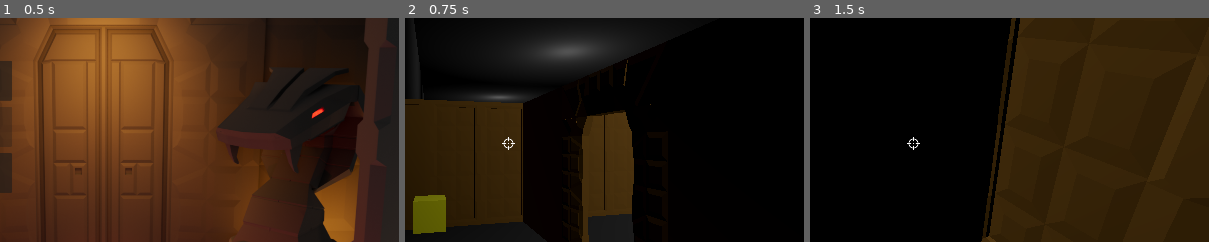
Above: before the commit, frames 1-3 (left to right).
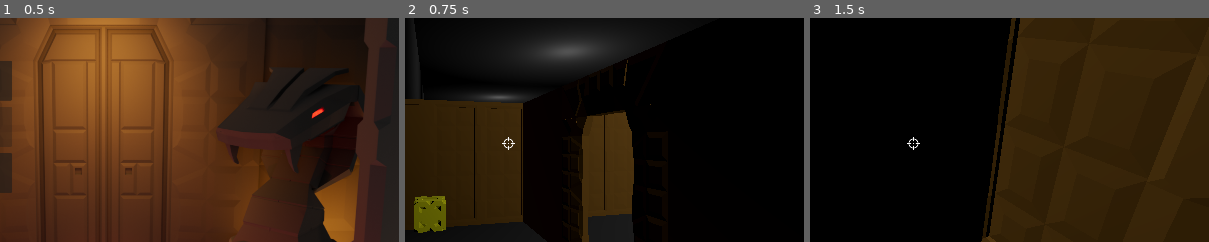
Above: after the commit, the same moments.

Repository: Vojguard/Diegetic-Yellow
Game: Godot game, scene res://UI/main_menu.tscn
The game is run twice, just before and just after one commit, with the same random seed, the same clock (stepped at 60 frames per second) and the same inputs.
Inputs (mouse positions are % of the whole screen's width and height, from its top left):
- Up to frame 1 (0.5 s): no input
- Up to frame 2 (0.75 s): click "PLAY" at 0.5 s
- Up to frame 3 (1.5 s): tap Enter at 1.25 s; move the mouse to (55, 50) at 1.27 s; hold W (forward) from 1.28 s (still down); right-click (55, 50) at 1.35 s
The pictures show only the part of the screen within x 37-87%, y 22-72%; the shares and areas given below are measured in that part.

Frame 1 is identical in both runs. In frame 2, 0.2% of the frame differs, in the area x 2-11%, y 79-97%; in frame 3, nothing differs.

Commit message:
colectible cube model

Diff:
--- /dev/null
+++ b/Materials/collectible_yellow_material.tres
@@ -0,0 +1,4 @@
+[gd_resource type="StandardMaterial3D" format=3 uid="uid://dvwv5vc636m84"]
+
+[resource]
+albedo_color = Color(1, 1, 0, 1)
--- a/Objects/collectible.tscn
+++ b/Objects/collectible.tscn
@@ -1,28 +1,31 @@
-[gd_scene load_steps=5 format=3 uid="uid://du7a4g7j3pm7b"]
+[gd_scene format=3 uid="uid://du7a4g7j3pm7b"]
 
 [ext_resource type="Script" uid="uid://dc7gyrty7hjwp" path="res://Objects/collectible.gd" id="1_hjhql"]
+[ext_resource type="PackedScene" uid="uid://btwcw7l66xqt2" path="res://Models/v2/colect_cube_v2.glb" id="2_6x32e"]
+[ext_resource type="Material" uid="uid://dvwv5vc636m84" path="res://Materials/collectible_yellow_material.tres" id="2_rgo0y"]
 
 [sub_resource type="BoxShape3D" id="BoxShape3D_o8e5b"]
 size = Vector3(0.5, 0.5, 0.5)
 
-[sub_resource type="StandardMaterial3D" id="StandardMaterial3D_hjhql"]
-albedo_color = Color(1, 1, 0, 1)
-
 [sub_resource type="BoxMesh" id="BoxMesh_6x32e"]
-material = SubResource("StandardMaterial3D_hjhql")
+material = ExtResource("2_rgo0y")
 size = Vector3(0.5, 0.5, 0.5)
 
-[node name="Collectible" type="StaticBody3D"]
+[node name="Collectible" type="StaticBody3D" unique_id=1930530466]
 script = ExtResource("1_hjhql")
 
-[node name="CollisionShape3D" type="CollisionShape3D" parent="."]
+[node name="CollisionShape3D" type="CollisionShape3D" parent="." unique_id=1551512068]
 shape = SubResource("BoxShape3D_o8e5b")
 
-[node name="MeshInstance3D" type="MeshInstance3D" parent="."]
+[node name="MeshInstance3D" type="MeshInstance3D" parent="." unique_id=1746618895]
+visible = false
 mesh = SubResource("BoxMesh_6x32e")
 
-[node name="VisibleOnScreenEnabler3D" type="VisibleOnScreenEnabler3D" parent="."]
+[node name="VisibleOnScreenEnabler3D" type="VisibleOnScreenEnabler3D" parent="." unique_id=368236857]
 aabb = AABB(-0.25, -0.25, -0.25, 0.5, 0.5, 0.5)
+
+[node name="colect_cube_v2" parent="." unique_id=1053265973 instance=ExtResource("2_6x32e")]
+transform = Transform3D(1.2, 0, 0, 0, 1.2, 0, 0, 0, 1.2, 0, 0, 0)
 
 [connection signal="screen_entered" from="VisibleOnScreenEnabler3D" to="." method="_on_screen_entered"]
 [connection signal="screen_exited" from="VisibleOnScreenEnabler3D" to="." method="_on_screen_exited"]
Binary file added: Models/v2/colect_cube_v2.glb
Not shown, added: Models/v2/colect_cube_v2.glb.import
Not shown, changed: Blender/assets_v2.blend
